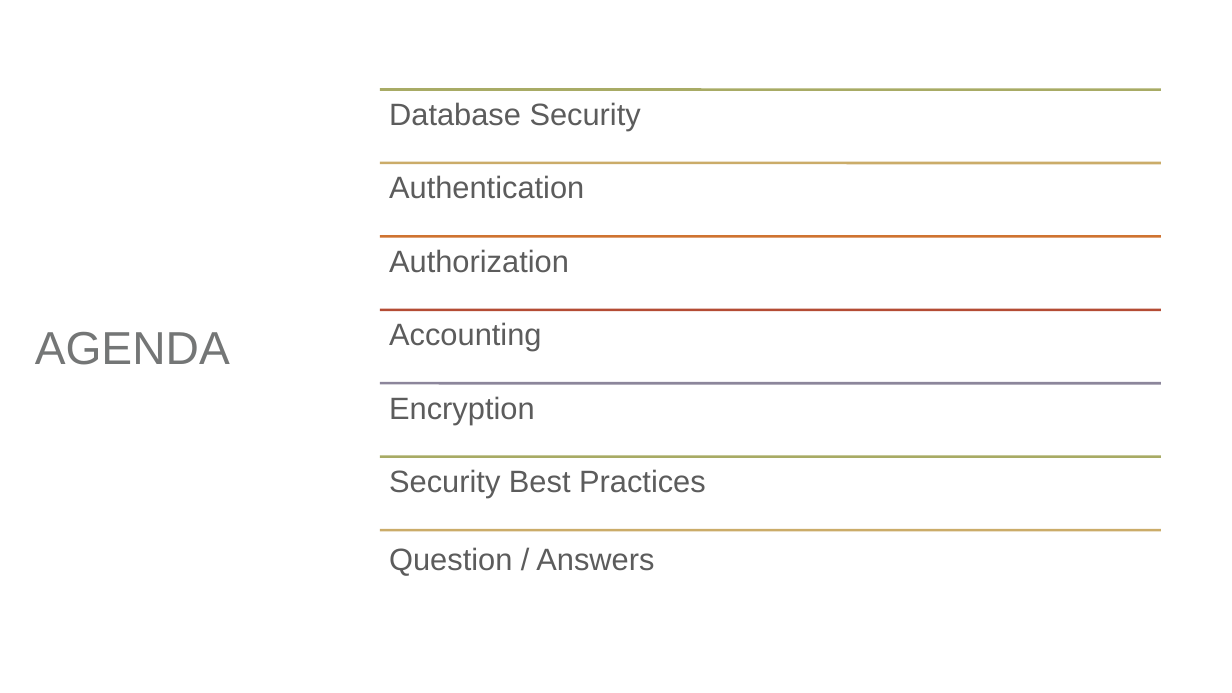
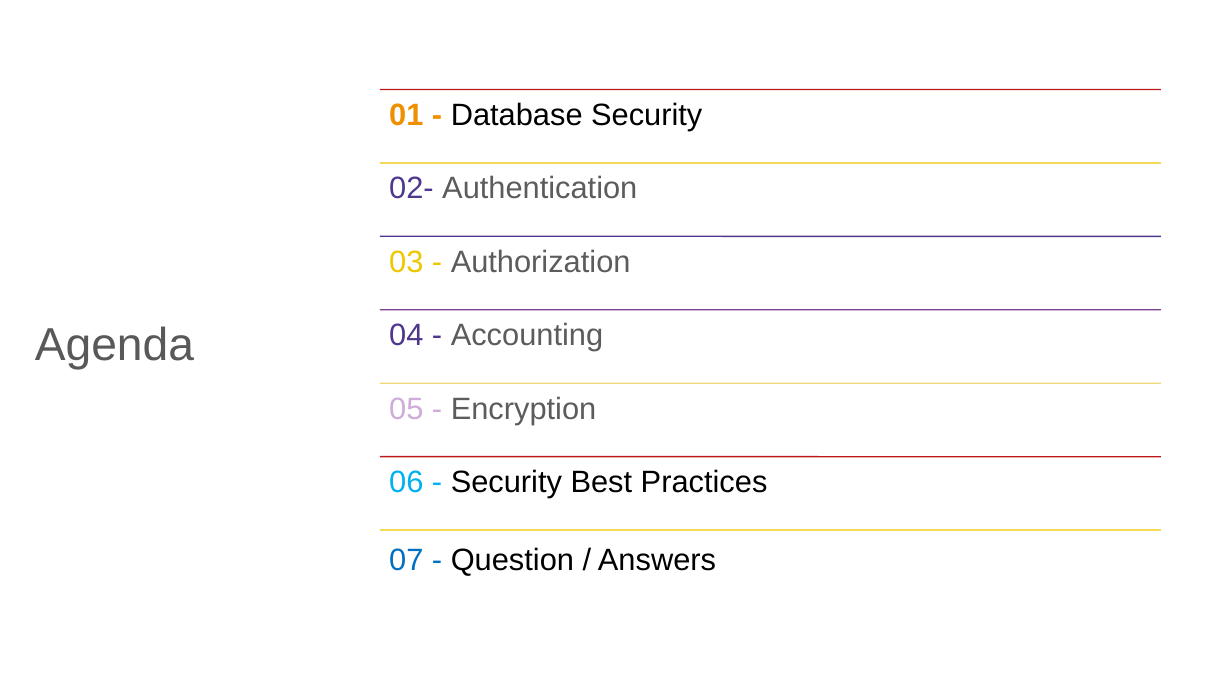
Before and after one commit to ibrarahmad/PostgreSQLTalks, a slide deck: slide 3 of PostgreSQL-Security.pptx (slide 4 before the commit). Drawn at 1232x693 pixels with LibreOffice and Linux fonts; fonts in the diff are those of the drawing. Boxes give left, top, right and bottom in pixels: in the first picture for what was removed or moved away, otherwise in the second. Text is boxed around its words. In the diff, an @@ line names an element or a change of style, - is before the commit and + after.

Commit message:
PostgreSQL Conference CHINA and PGConf Asia 2020.
    1 - Deep Dive ToPostgreSQL Indexes
    2 - Performance Tuning
    3 - PostgreSQL Security

```diff
--- a/PostgreSQL-Security.pptx
+++ b/PostgreSQL-Security.pptx
@@ line (380, 90) - (1161, 90): stroke #A8AB65 2 pt to #BE1818 1 pt @@
@@ text at (x1=389, y1=102, x2=702, y2=130): text changed; text colour #5C5C5C to #000000 @@
-Database Security
+01 - Database Security
@@ line (380, 163) - (1161, 163): stroke #CBAC69 2 pt to #EFC700 1 pt @@
@@ text at (x1=389, y1=175, x2=637, y2=199): text changed @@
-Authentication
+02- Authentication
@@ line (380, 237) - (1161, 237): stroke #CF7330 2 pt to #4E378C 1 pt @@
@@ text at (x1=389, y1=249, x2=631, y2=273): text changed @@
-Authorization
+03 - Authorization
@@ title at (x1=35, y1=326, x2=194, y2=370): text changed; text colour #747676 to #595959 @@
-AGENDA
+Agenda
@@ line (380, 310) - (1161, 310): stroke #B44C34 2 pt to #7E4191 1 pt @@
@@ text at (x1=389, y1=322, x2=603, y2=351): text changed @@
-Accounting
+04 - Accounting
@@ line (380, 384) - (1161, 384): stroke #8C869B 2 pt to #EFD979 1 pt @@
@@ text at (x1=389, y1=396, x2=596, y2=424): text changed @@
-Encryption
+05 - Encryption
@@ line (380, 457) - (1161, 457): stroke #A8AB65 2 pt to #BE1818 1 pt @@
@@ text at (x1=389, y1=469, x2=768, y2=498): text changed; text colour #5C5C5C to #000000 @@
-Security Best Practices
+06 - Security Best Practices
@@ line (380, 531) - (1161, 531): stroke #CBAC69 2 pt to #EFC700 1 pt @@
@@ text at (x1=389, y1=547, x2=716, y2=575): text changed; text colour #5C5C5C to #000000 @@
-Question / Answers
+07 - Question / Answers
```
Also in this commit, not shown: 15 other slides changed, 8 slides added, 3 slides removed, 4 other files.
